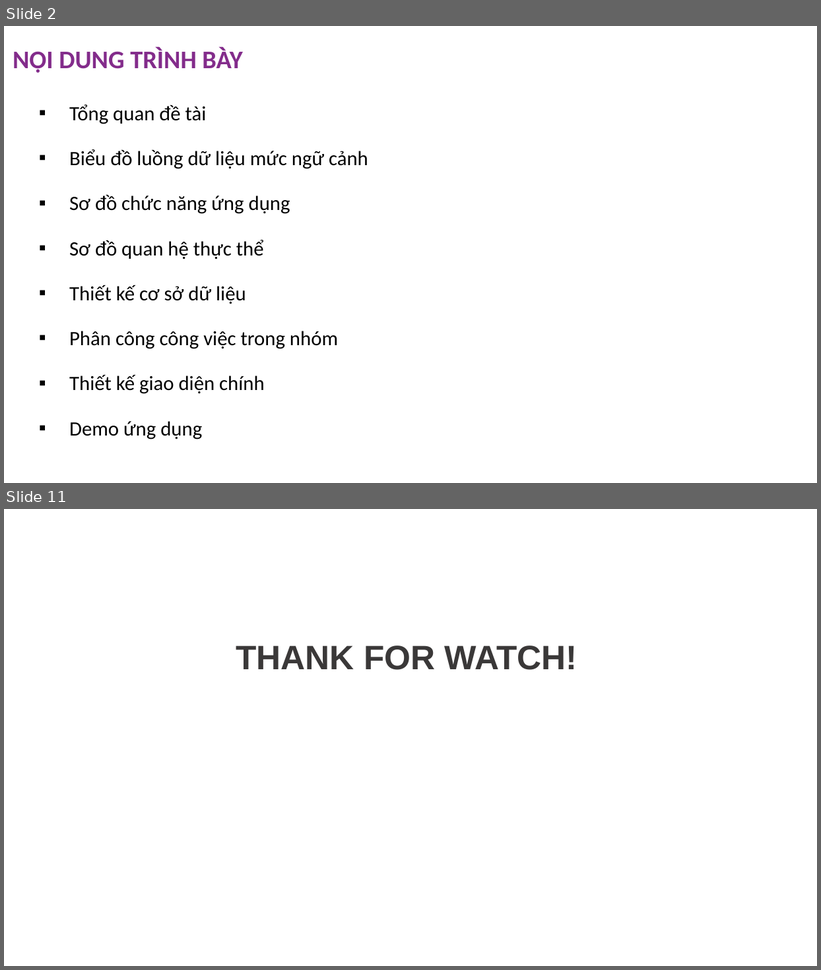
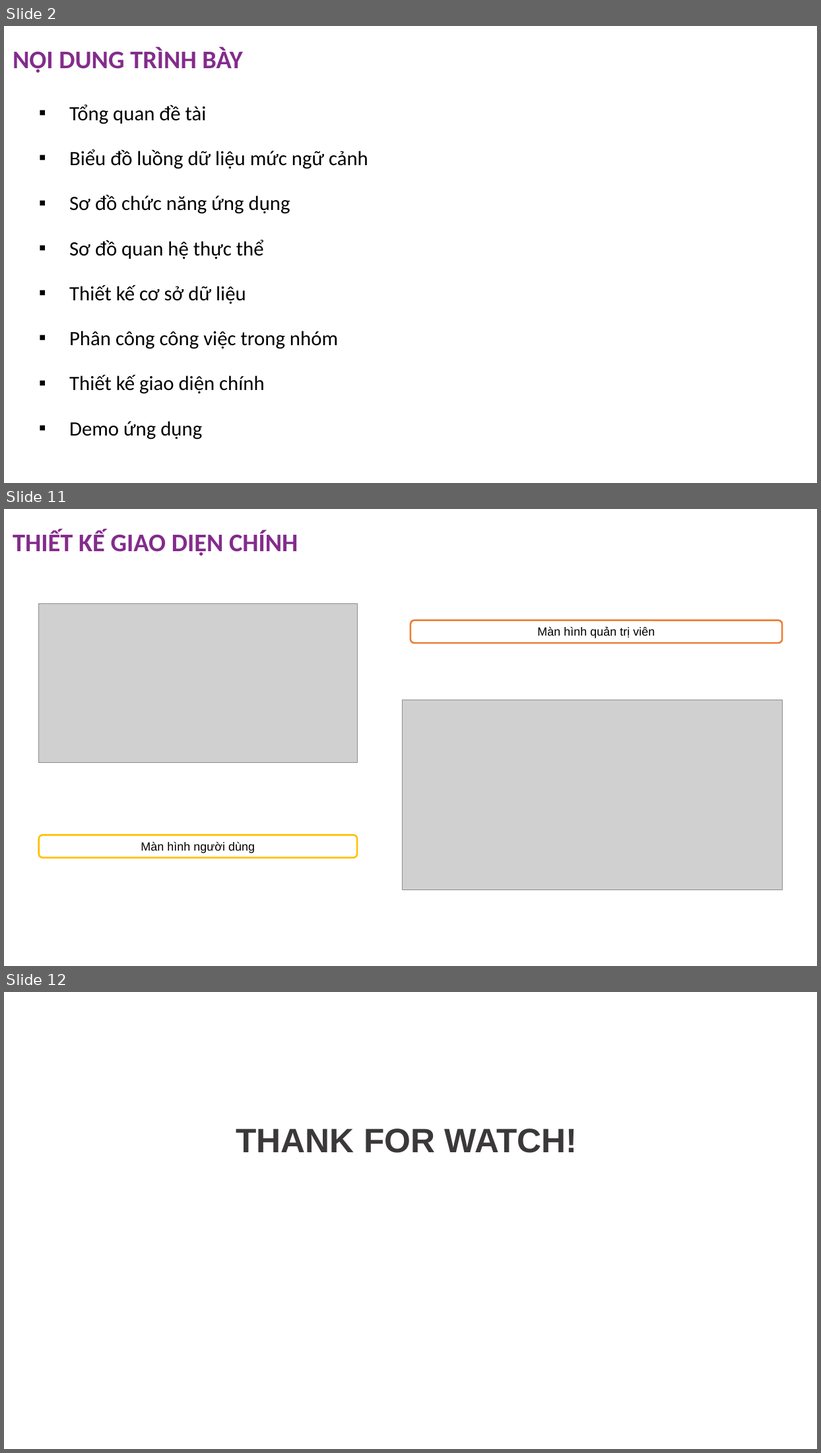
Before and after one commit to anhnmt/csharp-online-banking, a slide deck: Documents/C1905M-Group 1-Online Banking (ADSE).pptx. Shown one above the other, each under a label of ours: slides 2 and 11 before the commit, slides 2, 11 and 12 after it; the slides between them are not shown. The pictures are 821x970 and 821x1453 pixels, drawn with LibreOffice and Linux fonts; fonts in the diff are those of the drawing; grey boxes stand for pictures; background and template pictures are left out. Boxes give left, top, right and bottom in pixels: in the first picture for what was removed or moved away, otherwise in the second. Text is boxed around its words. In the diff, an @@ line names an element or a change of style, - is before the commit and + after.

```diff
--- a/Documents/C1905M-Group 1-Online Banking (ADSE).pptx
+++ b/Documents/C1905M-Group 1-Online Banking (ADSE).pptx
@@ slide 11 added at <box>4,509,817,966</box>, background picture (left out) @@
@@ title added at <box>13,529,298,556</box>, 30 pt, text #832C8B, bold @@
+THIẾT KẾ GIAO DIỆN CHÍNH
@@ picture added at <box>39,603,357,762</box> @@
@@ rounded rectangle added at <box>411,621,783,643</box>, fill #FFFFFF, outline #ED7D31 2 pt, 14 pt, text #000000 @@
+Màn hình quản trị viên
@@ picture added at <box>403,700,783,890</box> @@
@@ rounded rectangle added at <box>39,835,357,858</box>, fill #FFFFFF, outline #FFC000 2 pt, 14 pt, text #000000 @@
+Màn hình người dùng
@@ what was slide 11 is now slide 12 @@
```
Also in this commit, not shown: 4 slides changed, 5 other slides added, 5 slides removed, 3 other files.
